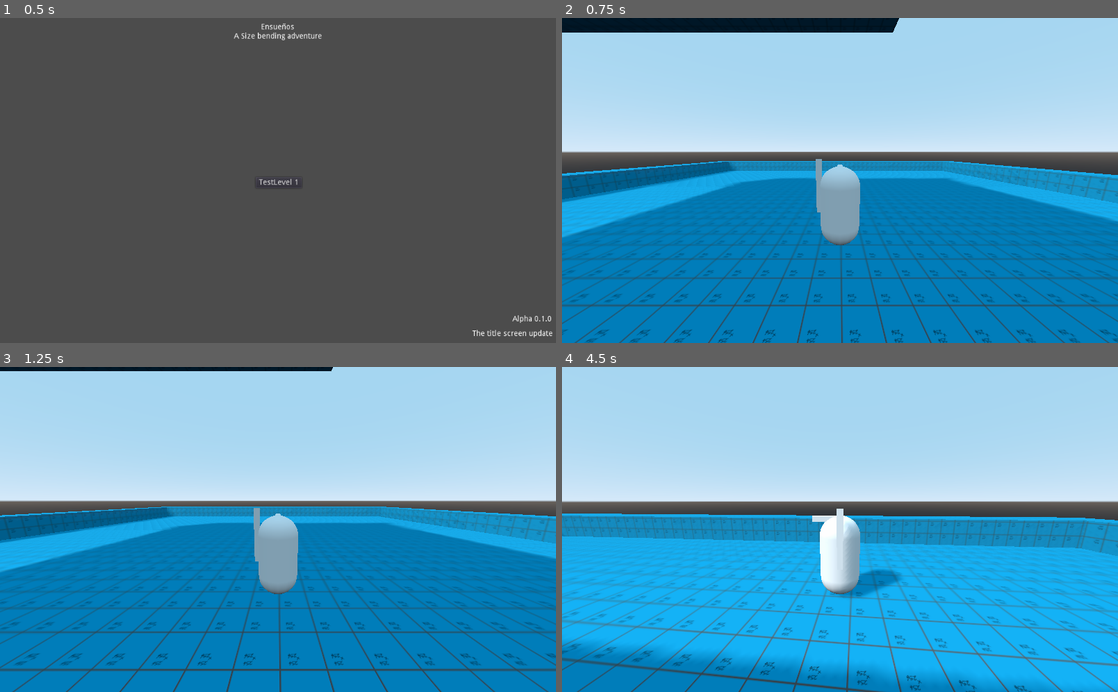
Above: before the commit, frames 1-4 (two rows, left to right).
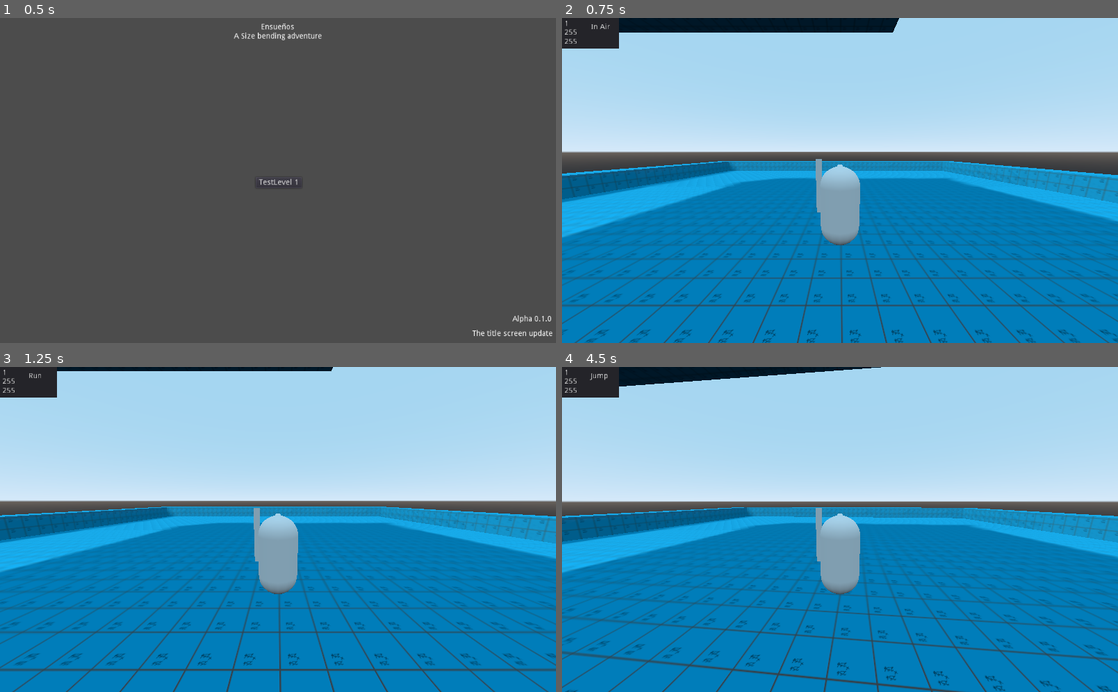
Above: after the commit, the same moments.

Repository: Valcuda/D.K.P.
Game: Godot game, scene res://Scenes/Test Levels/Title_Test.tscn
The game is run twice, just before and just after one commit, with the same random seed, the same clock (stepped at 60 frames per second) and the same inputs.
Inputs (mouse positions are in pixels of both pictures, inside the frame that each line leads up to):
- Up to frame 1 (0.5 s): no input
- Up to frame 2 (0.75 s): click "TestLevel 1" at 0.5 s
- Up to frame 3 (1.25 s): no input
- Up to frame 4 (4.5 s): tap Enter at 1.25 s; move the mouse to (867, 529) at 1.27 s; hold W (Move_forward) 1.28-2.78 s; tap Space (Move_jump) at 1.35, 1.52, 1.82, 2.27, 2.3, 2.57, 3.05, 3.6, 3.77, 4.07 s; move the mouse to (812, 529) at 2.02 s; tap Middle mouse button (CamControlToggle) at 2.1 s; move the mouse to (895, 458) at 2.77 s; hold D (Move_right) 2.78-3.53 s; tap Shift (Move_run) at 2.85 s; move the mouse to (812, 594) at 3.52 s; hold W (Move_forward) 3.53-4.28 s; move the mouse to (1006, 578) at 4.27 s; hold A (Move_left) from 4.28 s (still down); hold Middle mouse button (CamControlToggle) from 4.28 s (still down)

Frame 1 is identical in both runs. In frame 2, 1.0% of the frame differs, in the area x 0-11%, y 0-10%; in frame 3, 1.0%; in frame 4, 48%, in the area x 0-100%, y 0-100%.

Commit message:
Worked on player controller
Re-implemented falling
working on re-implementing jumping

Diff:
--- a/Dev/Players/BasePlayerControler.gd
+++ b/Dev/Players/BasePlayerControler.gd
@@ -32,17 +32,21 @@
 var SpeedAdjustments = 0
 var curMaxSpeed = max_speed
 var LastInputVector = Vector3.ZERO
+var LastDirection = Vector3.ZERO
+var jump_done = true
 
 enum CurState {
 	RUN,
 	CLIMB,
 	RIDE,
 	INAIR,
+	JUMP,
 	ATTACK,
 	DEAD,
 }
 
 var cur_state = CurState.RUN
+var return_state = CurState.RUN
 
 
 func _ready():
@@ -50,7 +54,6 @@
 
 
 func _unhandled_input(event):
-
 	if event.is_action_pressed("CamControlToggle"):
 		if Input.get_mouse_mode() == Input.MOUSE_MODE_CAPTURED:
 			Input.set_mouse_mode(Input.MOUSE_MODE_VISIBLE)
@@ -63,8 +66,7 @@
 
 
 func _physics_process(delta):
-	var direction = get_direction(LastInputVector)
-	state_man(delta, direction)
+	state_man(delta)
 
 	spring_arm.rotation.x = clamp(spring_arm.rotation.x, deg2rad(camLowerBound), deg2rad(camUpperBound))
 	pass
@@ -111,19 +113,48 @@
 func update_snap_vector():
 	snap_vector = -get_floor_normal() if is_on_floor() else Vector3.DOWN
 
-func state_man(delta, last_direction):
-	if cur_state == CurState.RUN:
-		run()
-		var input_vector = get_input_vector()
-		var LastInputVector = input_vector
-		var direction = get_direction(input_vector)
-		apply_movement(input_vector, direction, delta)
-		apply_friction(direction, delta)
-		apply_gravity(delta)
-		update_snap_vector()
-		velocity = move_and_slide_with_snap(velocity,  snap_vector, Vector3.UP, true)
-	if cur_state == CurState.INAIR:
-		in_air(delta, last_direction, LastInputVector)
+func state_man(delta):
+	match cur_state:
+		CurState.RUN:
+			run()
+			var input_vector = get_input_vector()
+			LastInputVector = input_vector
+			var direction = get_direction(input_vector)
+			apply_movement(input_vector, direction, delta)
+			apply_friction(direction, delta)
+			apply_gravity(delta)
+			update_snap_vector()
+			velocity = move_and_slide_with_snap(velocity,  snap_vector, Vector3.UP, true)
+
+		CurState.INAIR:
+			apply_movement(LastInputVector, LastDirection, delta)
+			apply_gravity(delta)
+			update_snap_vector()
+			velocity = move_and_slide_with_snap(velocity,  snap_vector, Vector3.UP, true)
+
+		CurState.CLIMB:
+			pass
+
+		CurState.DEAD:
+			pass
+
+		CurState.RIDE:
+			pass
+
+		CurState.ATTACK:
+			pass
+
+		CurState.JUMP:
+			if Input.is_action_just_pressed("Move_jump") and is_on_floor() and canJump:
+				snap_vector = Vector3.ZERO
+				velocity.y = jump_impulse
+			elif Input.is_action_just_released("Move_jump") and velocity.y > jump_impulse / 2:
+				velocity.y = jump_impulse / 2
+			if not is_on_floor():
+				jump_done = true
+			if jump_done:
+				jump_done = false
+				cur_state = CurState.INAIR
 	pass
 
 
@@ -157,8 +188,3 @@
 		velocity.y = jump_impulse
 	if Input.is_action_just_released("Move_jump") and velocity.y > jump_impulse / 2:
 		velocity.y = jump_impulse / 2
-
-func in_air(delta, direction, input_vector):
-	apply_movement(input_vector, direction, delta)
-	apply_gravity(delta)
-	pass
--- a/Dev/Players/PlayerBase0.gd
+++ b/Dev/Players/PlayerBase0.gd
@@ -13,6 +13,29 @@
 func _onready():
 	pass
 
+
+func _physics_process(delta):
+	nonlinear_player_controler()
+	pass
+
 #This is basically a finite state machine, minus the GUI, cause Godot doesn't allow for easy FNMs
 func nonlinear_player_controler():
+	match cur_state:
+		CurState.RUN:
+			if Input.is_action_just_pressed("Move_jump"):
+				jump_done = false
+				change_state(CurState.JUMP)
+
+			if not is_on_floor():
+				change_state(CurState.INAIR)
+
+		CurState.INAIR:
+			if is_on_floor():
+				change_state(CurState.RUN)
+
+
 	pass
+
+func change_state(state):
+	cur_state = state
+	pass
--- /dev/null
+++ b/Scenes/Test Levels/DebugGUI.gd
@@ -0,0 +1,49 @@
+extends Spatial
+
+onready var player = get_node("PlayerBaseTest")
+onready var player_X = get_node("Debug GUI/Panel/Player X")
+onready var player_Y = get_node("Debug GUI/Panel/Player Y")
+onready var player_Z = get_node("Debug GUI/Panel/Player Z")
+onready var player_current_state = get_node("Debug GUI/Panel/Player State")
+
+# Called when the node enters the scene tree for the first time.
+func _ready():
+	pass # Replace with function body.
+
+func _physics_process(delta):
+	if FreeAccessInfo.Debug:
+		var player_pos = player.get_position_in_parent()
+		var px = player_pos
+#		var py = player_pos.y
+#		var pz = player_pos.z
+
+		var p_state = player.cur_state
+		var p_textstate = "Unknown"
+
+		player_X.text = str(px)
+#		player_Y.text = py
+#		player_Z.text = pz
+
+		match p_state:
+			player.CurState.ATTACK:
+				p_textstate = "Attack"
+			player.CurState.CLIMB:
+				p_textstate = "Climb"
+			player.CurState.DEAD:
+				p_textstate = "Dead"
+			player.CurState.INAIR:
+				p_textstate = "In Air"
+			player.CurState.JUMP:
+				p_textstate = "Jump"
+			player.CurState.RIDE:
+				p_textstate = "Ride"
+			player.CurState.RUN:
+				p_textstate = "Run"
+
+		player_current_state.text = p_textstate
+
+		pass
+
+# Called every frame. 'delta' is the elapsed time since the previous frame.
+#func _process(delta):
+#	pass
--- a/Scenes/Test Levels/TestLevel1.tscn
+++ b/Scenes/Test Levels/TestLevel1.tscn
@@ -1,8 +1,9 @@
-[gd_scene load_steps=7 format=2]
+[gd_scene load_steps=8 format=2]
 
 [ext_resource path="res://Dev/Players/BaseTest/PlayerBaseTest.tscn" type="PackedScene" id=1]
 [ext_resource path="res://Dev/Materials/Dev Material 1.tres" type="Material" id=2]
 [ext_resource path="res://Dev/Players/PlayerBase0.gd" type="Script" id=3]
+[ext_resource path="res://Scenes/Test Levels/DebugGUI.gd" type="Script" id=4]
 
 [sub_resource type="ArrayMesh" id=3]
 surfaces/0 = {
@@ -25,6 +26,7 @@
 data = PoolVector3Array( -2.4153, 0.3161, -3.1092, 2.4153, 0.3161, -3.1092, -2.4153, 0.1071, -3.1092, -2.4153, 0.1071,  …(7125 unchanged characters)…
 
 [node name="Spatial" type="Spatial"]
+script = ExtResource( 4 )
 
 [node name="MeshInstance" type="MeshInstance" parent="."]
 transform = Transform( 10, 0, 0, 0, 10, 0, 0, 0, 10, 0, 0, 0 )
@@ -47,3 +49,55 @@
 [node name="DirectionalLight" type="DirectionalLight" parent="."]
 transform = Transform( 0.631826, 0.551176, 0.544977, 0, -0.703097, 0.711094, 0.77511, -0.449288, -0.444235, 11.5715, 6.70167, 9.28282 )
 shadow_enabled = true
+
+[node name="Debug GUI" type="Control" parent="."]
+anchor_right = 1.0
+anchor_bottom = 1.0
+mouse_filter = 2
+__meta__ = {
+"_edit_use_anchors_": false
+}
+
+[node name="Panel" type="Panel" parent="Debug GUI"]
+margin_right = 105.0
+margin_bottom = 56.0
+mouse_filter = 1
+__meta__ = {
+"_edit_use_anchors_": false
+}
+
+[node name="Player X" type="Label" parent="Debug GUI/Panel"]
+margin_left = 4.0
+margin_top = 4.0
+margin_right = 44.0
+margin_bottom = 18.0
+text = "255"
+__meta__ = {
+"_edit_use_anchors_": false
+}
+
+[node name="Player Y" type="Label" parent="Debug GUI/Panel"]
+margin_left = 4.0
+margin_top = 20.0
+margin_right = 44.0
+margin_bottom = 34.0
+text = "255"
+__meta__ = {
+"_edit_use_anchors_": false
+}
+
+[node name="Player Z" type="Label" parent="Debug GUI/Panel"]
+margin_left = 4.0
+margin_top = 37.0
+margin_right = 44.0
+margin_bottom = 51.0
+text = "255"
+__meta__ = {
+"_edit_use_anchors_": false
+}
+
+[node name="Player State" type="Label" parent="Debug GUI/Panel"]
+margin_left = 53.0
+margin_top = 10.0
+margin_right = 93.0
+margin_bottom = 24.0
